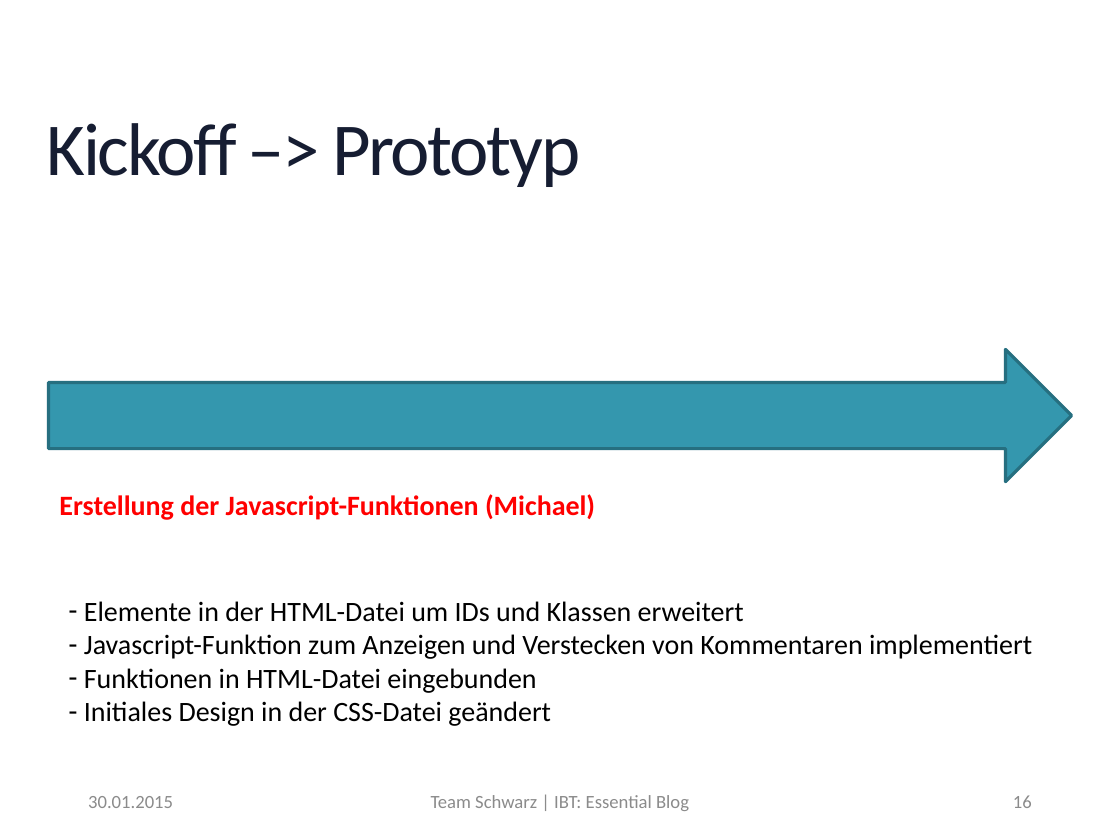
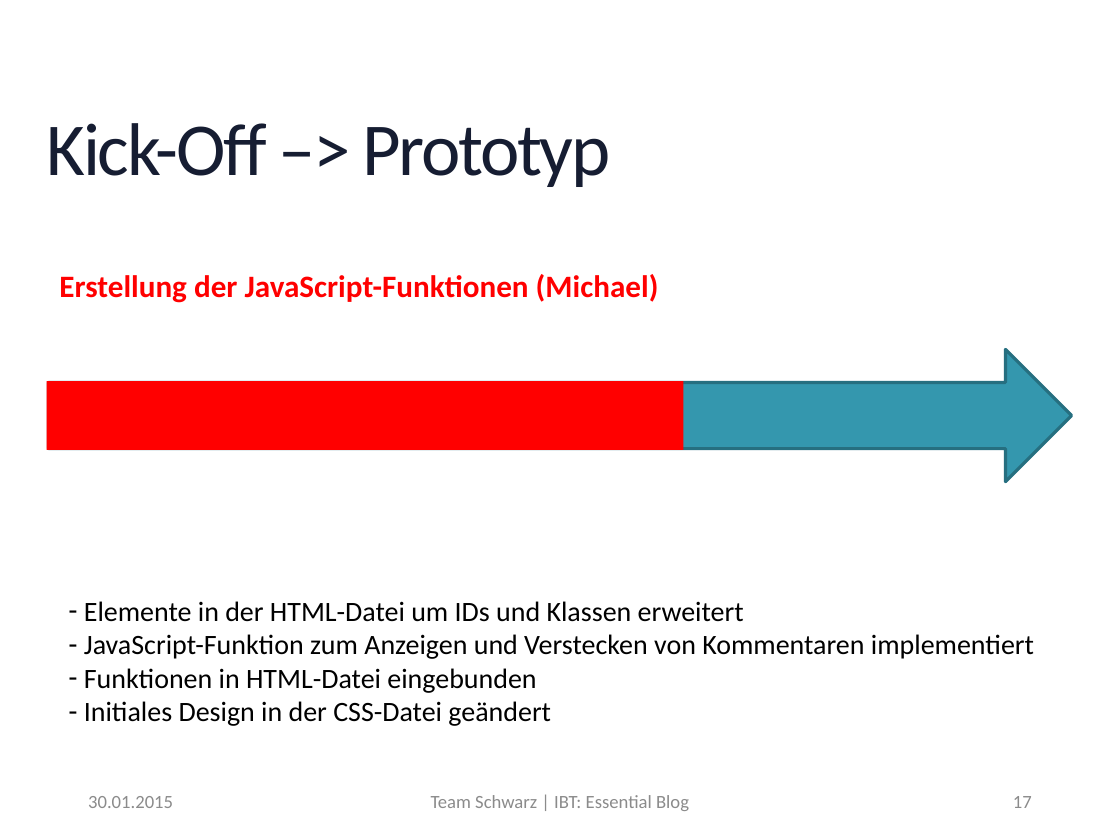
Before and after one commit to MrXXX92/EssentialBlog, a slide deck: slide 17 of Notizen/Präsentation_EssentialBlog.pptx (slide 16 before the commit). Drawn at 1120x840 pixels with LibreOffice and Linux fonts; fonts in the diff are those of the drawing; background and template pictures are left out. Boxes give left, top, right and bottom in pixels: in the first picture for what was removed or moved away, otherwise in the second. Text is boxed around its words. In the diff, an @@ line names an element or a change of style, - is before the commit and + after.

```diff
--- a/Notizen/Präsentation_EssentialBlog.pptx
+++ b/Notizen/Präsentation_EssentialBlog.pptx
@@ title at (47,123,611,187): text changed @@
-Kickoff –> Prototyp
+Kick-Off –> Prototyp
@@ text at (59,274,659,303): text changed; size 18 to 20 pt @@
-Erstellung der Javascript-Funktionen (Michael)
+Erstellung der JavaScript-Funktionen (Michael)
@@ rectangle added at (47,381,684,449), fill #FF0000 @@
@@ text at (84,634,1034,659): text changed @@
-– Javascript-Funktion zum Anzeigen und Verstecken von Kommentaren implementiert
+– JavaScript-Funktion zum Anzeigen und Verstecken von Kommentaren implementiert
@@ page number at (1013,796,1032,808): text changed @@
-16
+17
```
Also in this commit, not shown: 16 other slides changed, 4 slides added, 6 slides removed, 2 other files.
